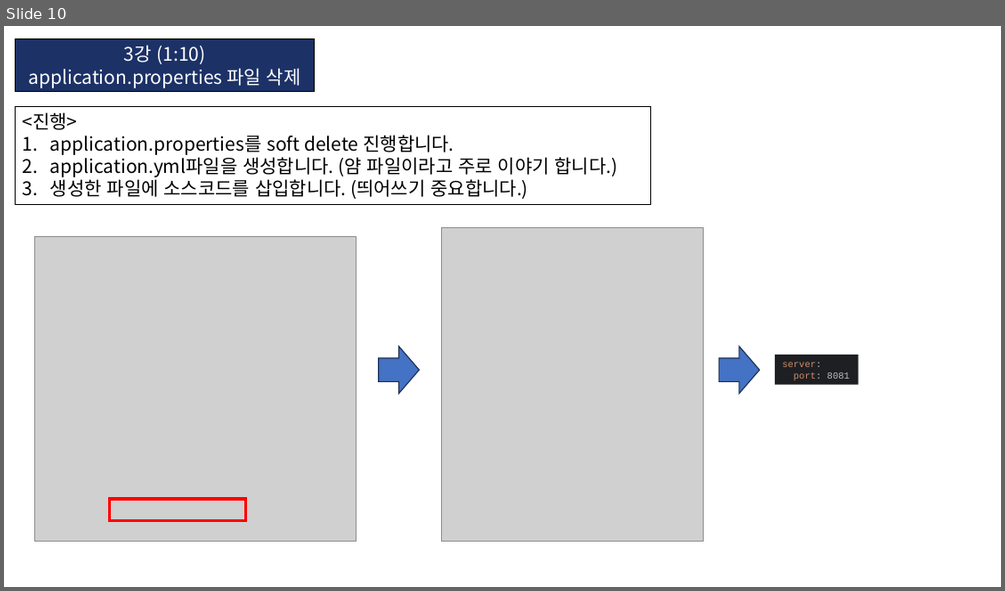
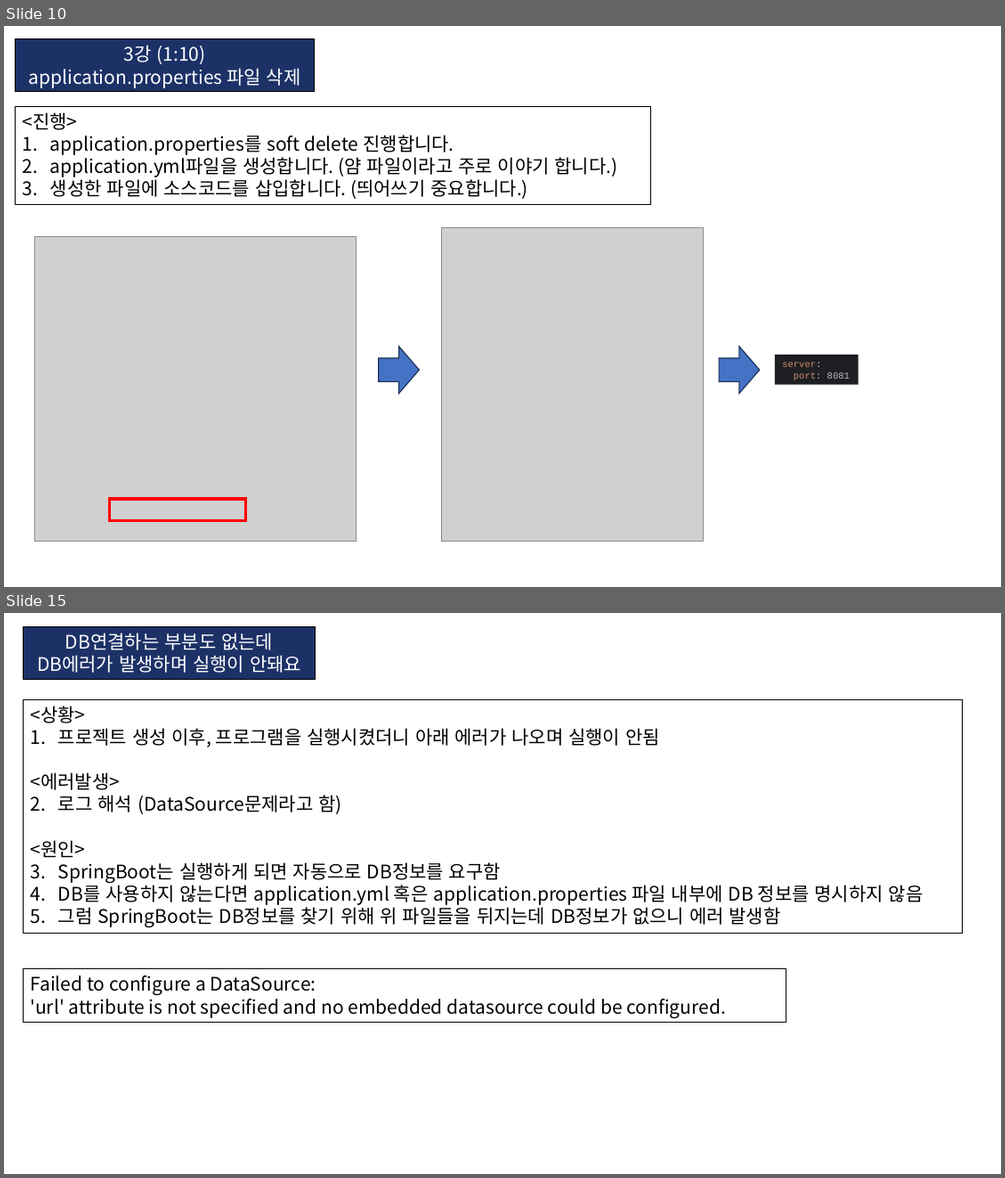
Before and after one commit to KIM-BEOMSOO/study, a slide deck: 00.공부 정리(최종)/12.Spring-Boot/06.유튜브_SpringBoot_Security_로그인_코딩레시피/01.유튜브_SpringBoot_Security_로그인_코딩레시피.pptx. Shown one above the other, each under a label of ours: slide 10 before the commit, slides 10 and 15 after it; the slides between them are not shown. The pictures are 1005x591 and 1005x1178 pixels, drawn with LibreOffice and Linux fonts; fonts in the diff are those of the drawing; grey boxes stand for pictures. Boxes give left, top, right and bottom in pixels: in the first picture for what was removed or moved away, otherwise in the second. Text is boxed around its words. In the diff, an @@ line names an element or a change of style, - is before the commit and + after.

```diff
--- a/00.공부 정리(최종)/12.Spring-Boot/06.유튜브_SpringBoot_Security_로그인_코딩레시피/01.유튜브_SpringBoot_Security_로그인_코딩레시피.pptx
+++ b/00.공부 정리(최종)/12.Spring-Boot/06.유튜브_SpringBoot_Security_로그인_코딩레시피/01.유튜브_SpringBoot_Security_로그인_코딩레시피.pptx
@@ slide 15 added at box(4, 613, 1001, 1174), background #FFFFFF @@
@@ rectangle added at box(23, 626, 316, 680), fill #1C3166, outline #000000 0.75 pt, 18 pt, text #FFFFFF @@
+DB연결하는 부분도 없는데
+DB에러가 발생하며 실행이 안돼요
@@ rectangle added at box(23, 699, 962, 933), outline #000000 0.75 pt, 18 pt, text #000000 @@
+<상황>
+1. 프로젝트 생성 이후, 프로그램을 실행시켰더니 아래 에러가 나오며 실행이 안됨
+<에러발생>
+1. 로그 해석 (DataSource문제라고 함)
+<원인>
+1. SpringBoot는 실행하게 되면 자동으로 DB정보를 요구함
+2. DB를 사용하지 않는다면 application.yml 혹은 application.properties 파일 내부에 DB 정보를 명시하지 않음
+3. 그럼 SpringBoot는 DB정보를 찾기 위해 위 파일들을 뒤지는데 DB정보가 없으니 에러 발생함
@@ rectangle added at box(23, 969, 786, 1022), outline #000000 0.75 pt, 18 pt, text #000000 @@
+Failed to configure a DataSource:
+'url' attribute is not specified and no embedded datasource could be configured.
```
Also in this commit, not shown: 5 other slides added, 1 slide removed, 4 other files.
